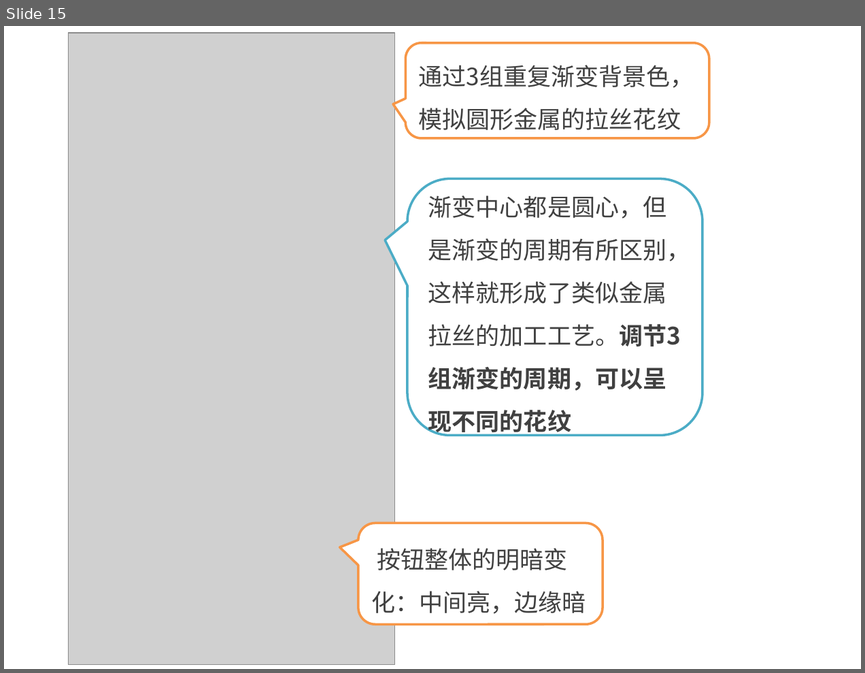
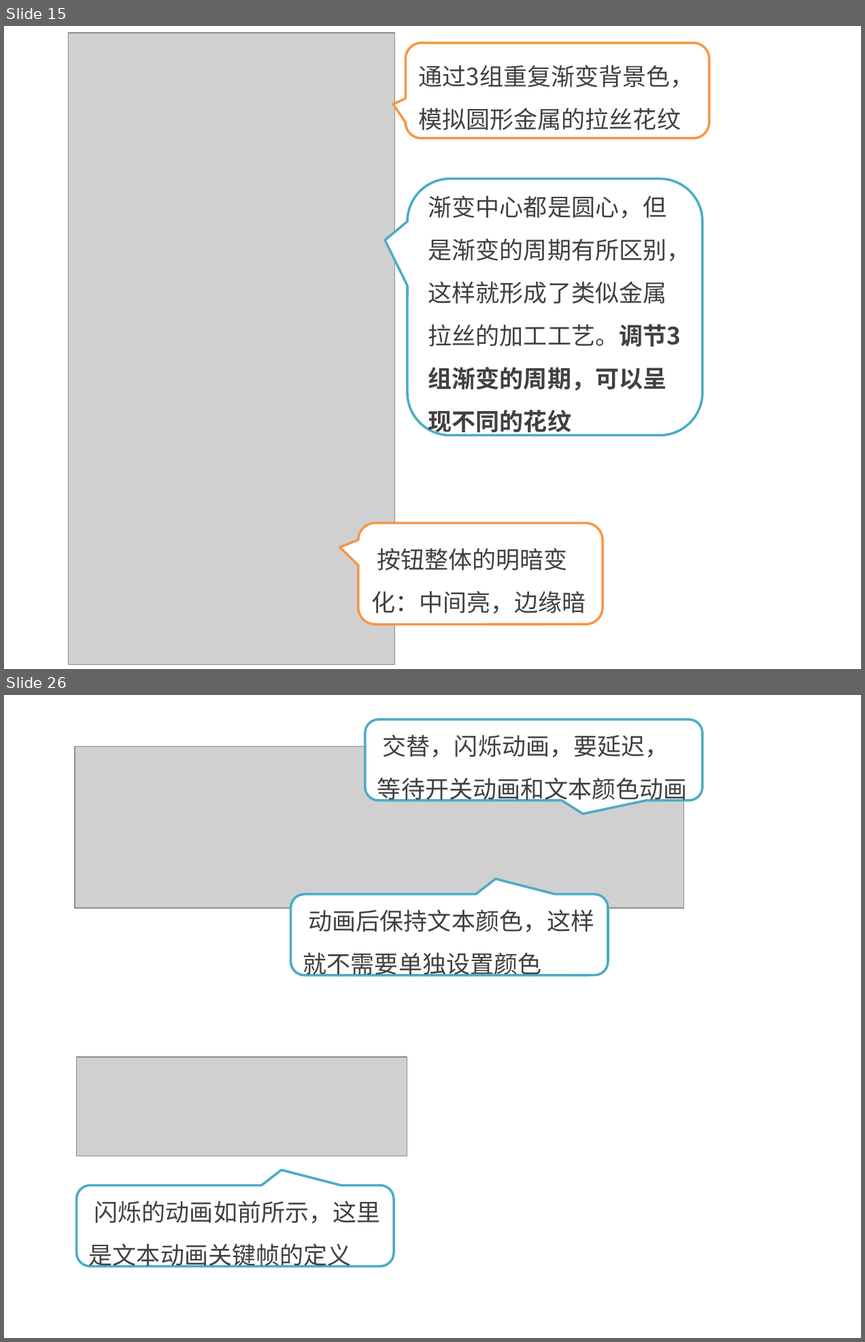
Before and after one commit to kong66/webAni, a slide deck: 6-neon/neon.pptx. Shown one above the other, each under a label of ours: slide 15 before the commit, slides 15 and 26 after it; the slides between them are not shown. The pictures are 865x673 and 865x1342 pixels, drawn with LibreOffice and Linux fonts; fonts in the diff are those of the drawing; grey boxes stand for pictures. Boxes give left, top, right and bottom in pixels: in the first picture for what was removed or moved away, otherwise in the second. Text is boxed around its words. In the diff, an @@ line names an element or a change of style, - is before the commit and + after.

```diff
--- a/6-neon/neon.pptx
+++ b/6-neon/neon.pptx
@@ slide 26 added at bbox=[4, 695, 861, 1338], background #FFFFFF @@
@@ rounded speech box added at bbox=[364, 720, 702, 800], fill #FFFFFF, outline #4BACC6 2 pt, 20 pt, text #404040 @@
+交替，闪烁动画，要延迟，等待开关动画和文本颜色动画
@@ picture added at bbox=[75, 747, 684, 909] @@
@@ rounded speech box added at bbox=[291, 894, 608, 974], fill #FFFFFF, outline #4BACC6 2 pt, 20 pt, text #404040 @@
+动画后保持文本颜色，这样就不需要单独设置颜色
@@ picture added at bbox=[77, 1057, 407, 1156] @@
@@ rounded speech box added at bbox=[77, 1185, 394, 1266], fill #FFFFFF, outline #4BACC6 2 pt, 20 pt, text #404040 @@
+闪烁的动画如前所示，这里是文本动画关键帧的定义
```
Also in this commit, not shown: 4 slides changed, 8 other slides added, 1 slide removed, 5 other files.
